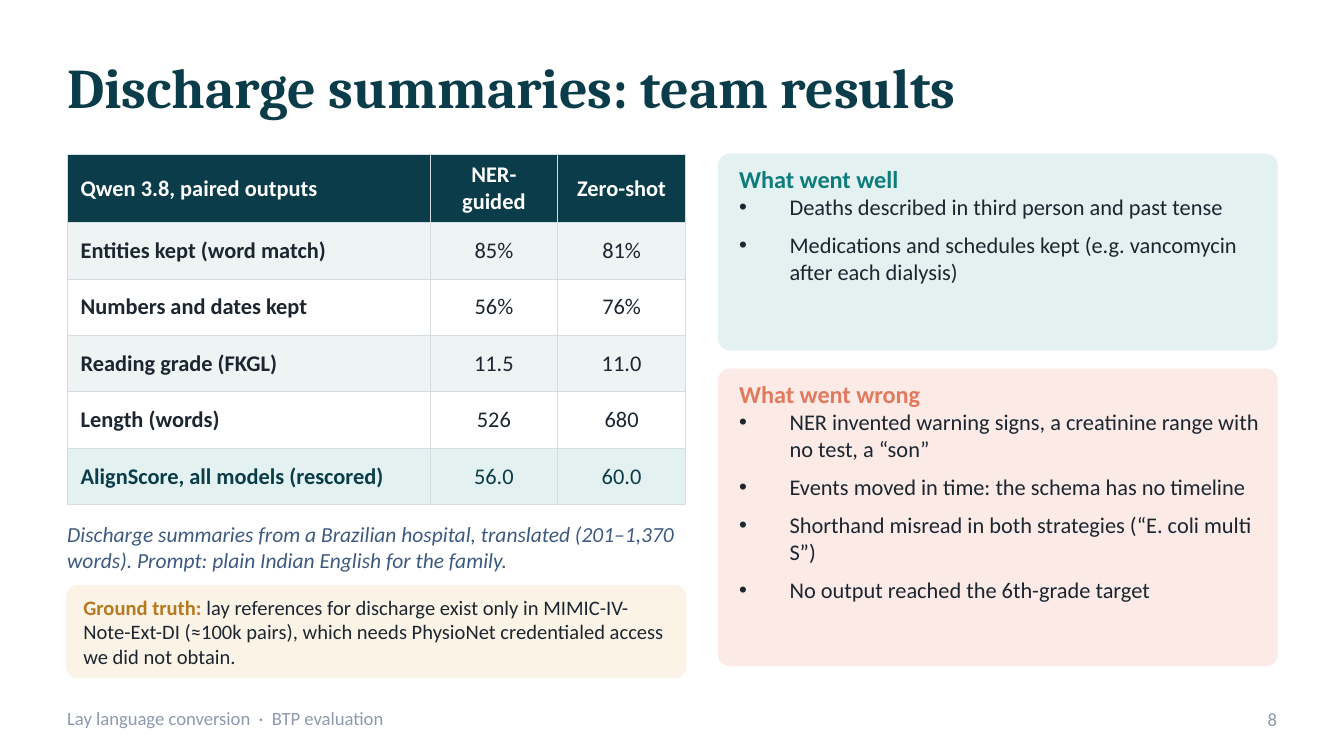
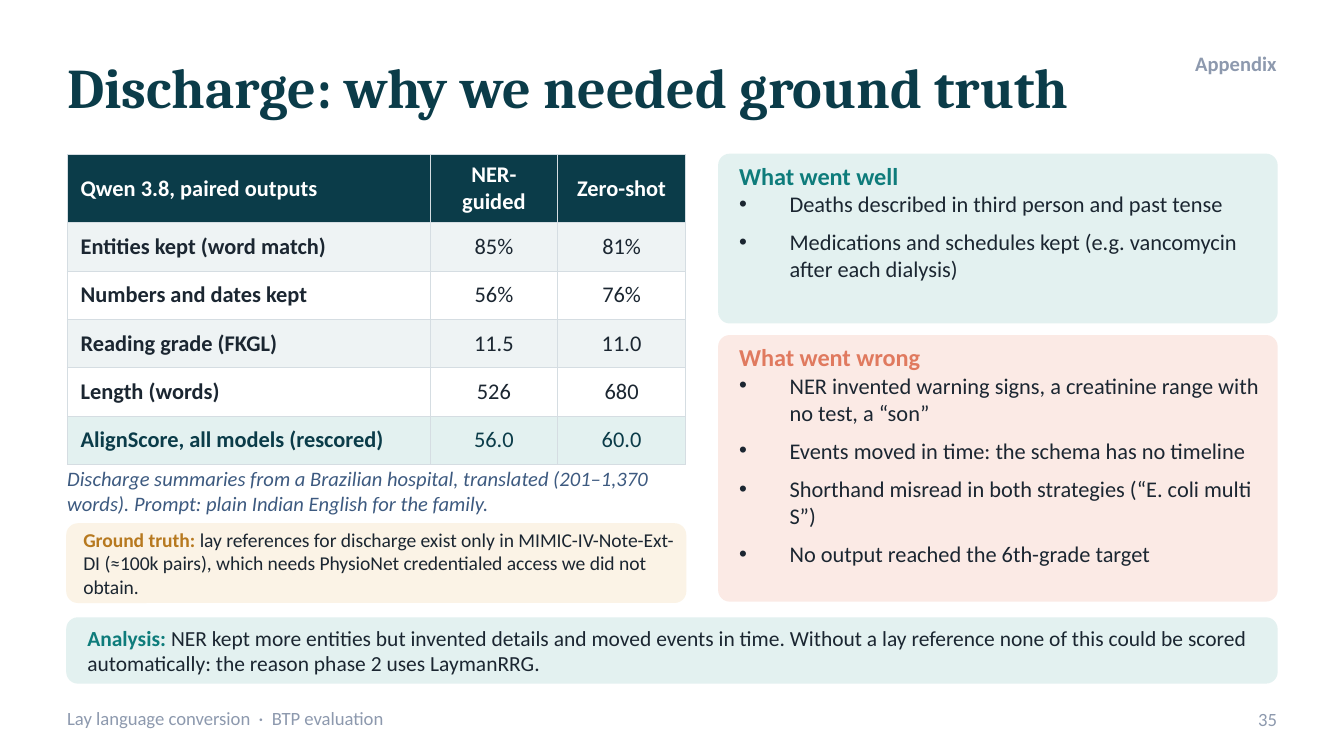
Before and after one commit to bibesgotthevibes/btp-Project, a slide deck: slide 35 of docs/BTP_Lay_Language_Conversion_Evaluation.pptx (slide 8 before the commit). Drawn at 1344x756 pixels with LibreOffice and Linux fonts; fonts in the diff are those of the drawing. Boxes give left, top, right and bottom in pixels: in the first picture for what was removed or moved away, otherwise in the second. Text is boxed around its words. In the diff, an @@ line names an element or a change of style, - is before the commit and + after.

```diff
--- a/docs/BTP_Lay_Language_Conversion_Evaluation.pptx
+++ b/docs/BTP_Lay_Language_Conversion_Evaluation.pptx
@@ text added at box(1195, 56, 1276, 74), 11 pt, text #8D99AE, bold @@
+Appendix
@@ title at box(67, 69, 1069, 121): text changed @@
-Discharge summaries: team results
+Discharge: why we needed ground truth
@@ table: place and size @@
-table at box(67, 155, 685, 492)
+table at box(67, 155, 685, 455)
@@ rounded rectangle: place and size @@
-rounded rectangle at box(719, 155, 1277, 349)
+rounded rectangle at box(719, 155, 1277, 323)
@@ rounded rectangle: place and size @@
-rounded rectangle at box(719, 370, 1277, 665)
+rounded rectangle at box(719, 336, 1277, 601)
@@ text "What went wrong" rewrapped from box(739, 386, 1258, 602) to box(790, 378, 1258, 566) @@
@@ text "Discharge summaries from a Brazilian ...": place and size @@
-text "Discharge summaries from a Brazilian ..." at box(67, 526, 674, 572)
+text "Discharge summaries from a Brazilian ..." at box(67, 471, 648, 515)
@@ text "Discharge summaries from a Brazilian ..." at box(67, 471, 648, 515): size 11.5 to 11 pt @@
@@ proportions changed in 3 elements at box(719, 155, 1277, 323), box(719, 336, 1277, 601), box(67, 524, 685, 602) @@
@@ rounded rectangle: place and size @@
-rounded rectangle at box(67, 586, 685, 677)
+rounded rectangle at box(67, 524, 685, 602)
@@ text "Ground truth: lay references for ...": place and size @@
-text "Ground truth: lay references for ..." at box(83, 600, 664, 664)
+text "Ground truth: lay references for ..." at box(83, 533, 673, 594)
@@ text "Ground truth: lay references for ..." at box(83, 533, 673, 594): size 11 to 10.5 pt @@
@@ rounded rectangle added at box(67, 618, 1277, 683), fill #E3F1F0, outline #E3F1F0 1 pt @@
@@ text added at box(87, 631, 1246, 675), 11.5 pt, text #1B2631 @@
+Analysis: NER kept more entities but invented details and moved events in time. Without a lay reference none of this could be scored automatically: the reason phase 2 uses LaymanRRG.
@@ page number at box(1258, 714, 1277, 726): text changed @@
-8
+35
```
Also in this commit, not shown: 7 other slides changed, 1 other file.
